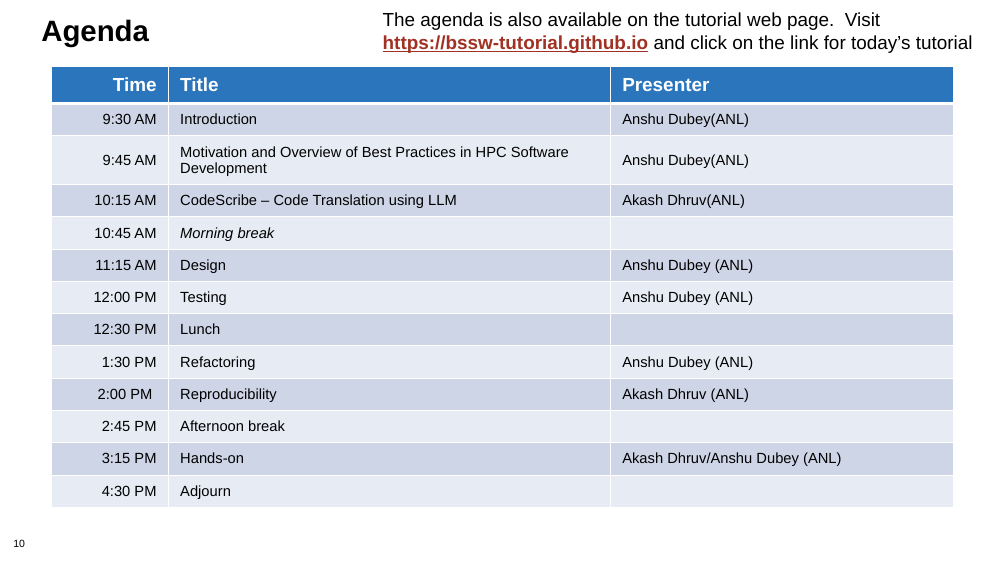
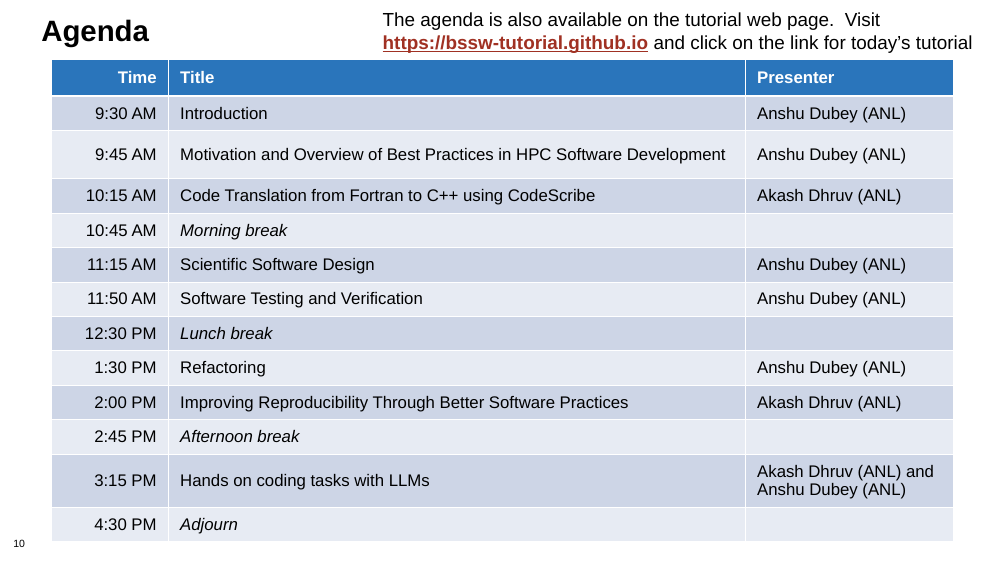
Before and after one commit to bssw-tutorial/presentations, a slide deck: slide 10 of intro.pptx. Drawn at 1008x567 pixels with LibreOffice and Linux fonts; fonts in the diff are those of the drawing. Boxes give left, top, right and bottom in pixels: in the first picture for what was removed or moved away, otherwise in the second. Text is boxed around its words. In the diff, an @@ line names an element or a change of style, - is before the commit and + after.

Commit message:
License, title page, and other updates

```diff
--- a/intro.pptx
+++ b/intro.pptx
@@ table at <box>51,60,953,560</box> @@
-row 2, column 3: Anshu Dubey(ANL)
+row 2, column 3: Anshu Dubey (ANL)
-row 3, column 3: Anshu Dubey(ANL)
+row 3, column 3: Anshu Dubey (ANL)
-row 4, column 2: CodeScribe – Code Translation using LLM
+row 4, column 2: Code Translation from Fortran to C++ using CodeScribe
-row 4, column 3: Akash Dhruv(ANL)
+row 4, column 3: Akash Dhruv (ANL)
-row 6, column 2: Design
+row 6, column 2: Scientific Software Design
-row 7, column 1: 12:00 PM
+row 7, column 1: 11:50 AM
-row 7, column 2: Testing
+row 7, column 2: Software Testing and Verification
-row 8, column 2: Lunch
+row 8, column 2: Lunch break
-row 10, column 2: Reproducibility
+row 10, column 2: Improving Reproducibility Through Better Software Practices
-row 12, column 2: Hands-on
+row 12, column 2: Hands on coding tasks with LLMs
-row 12, column 3: Akash Dhruv/Anshu Dubey (ANL)
+row 12, column 3: Akash Dhruv (ANL) and Anshu Dubey (ANL)
@@ size 18 to 16 pt in "Time", "Title", "Presenter" @@
@@ size 14 to 16 pt in "9:30 AM", "Introduction", "9:45 AM", "Motivation and Overview of Best Practices in ..." and 17 more places @@
@@ italic on in "Afternoon break", "Adjourn" @@
@@ table: place and size @@
-table at <box>51,67,954,523</box>
+table at <box>51,60,953,560</box>
```
Also in this commit, not shown: 3 other slides changed, 6 other files.
